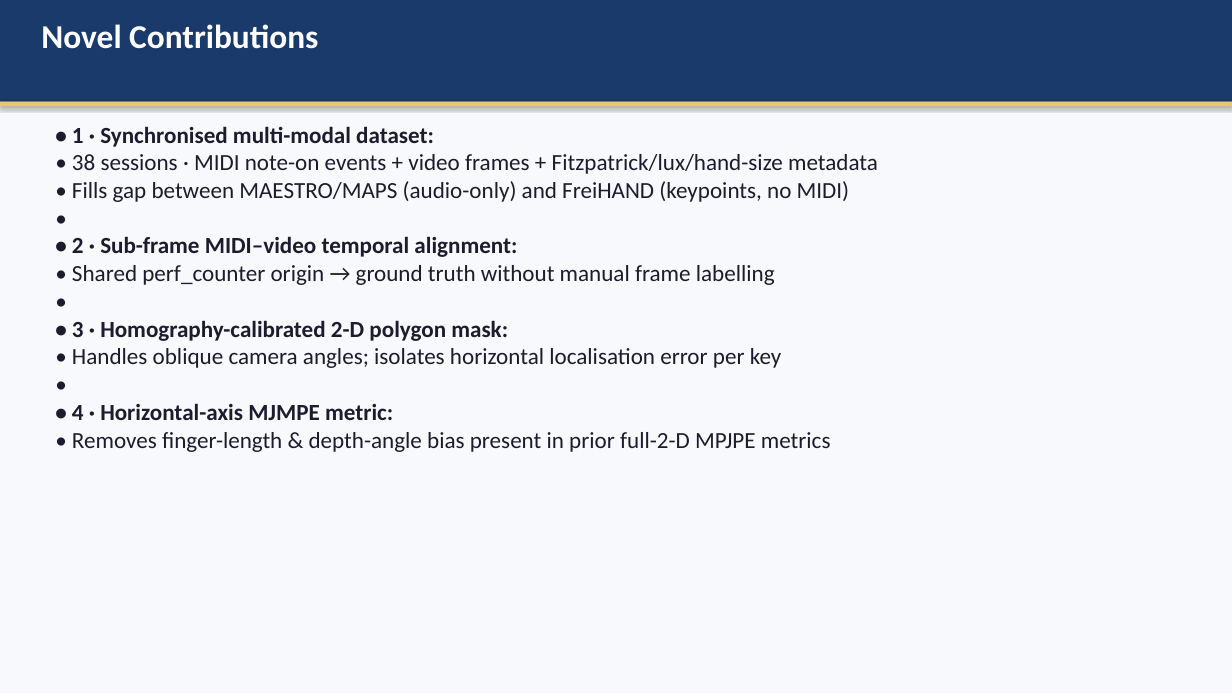
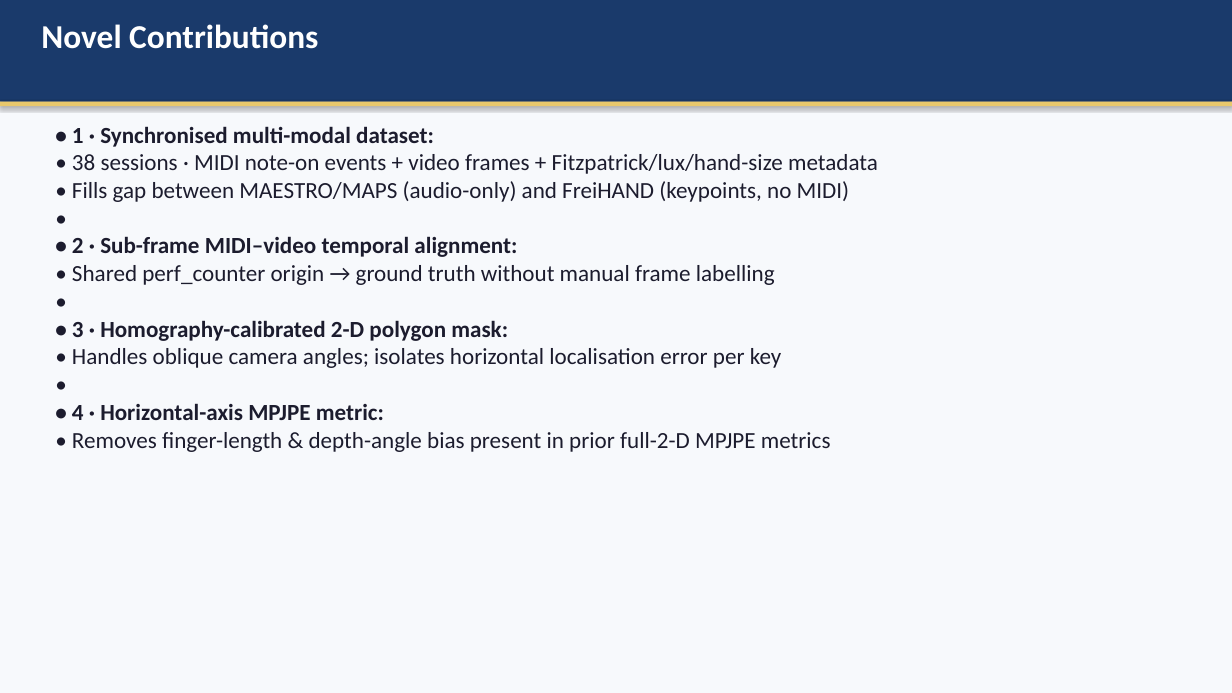
Before and after one commit to AayamRegmi/Comparative-Evaluation-of-Vision-Based-Finger-Tracking-for-Piano-Interaction, a slide deck: slide 21 of Documentation/Piano_Finger_Tracking_Presentation.pptx (slide 29 before the commit). Drawn at 1232x693 pixels with LibreOffice and Linux fonts; fonts in the diff are those of the drawing. Boxes give left, top, right and bottom in pixels: in the first picture for what was removed or moved away, otherwise in the second. Text is boxed around its words. In the diff, an @@ line names an element or a change of style, - is before the commit and + after.

Commit message:
Update documentation: replace MJMPE with MPJPE in report figures and redesign presentation
- Replace all section-8 chart screenshots in Word report with regenerated MPJPE-labelled plots
- Add MediaPipe-only per-finger MPJPE chart (Fig 8.2.3.b) replacing the combined view
- Redesign PowerPoint to use image placeholders and reduced text across all slides

```diff
--- a/Documentation/Piano_Finger_Tracking_Presentation.pptx
+++ b/Documentation/Piano_Finger_Tracking_Presentation.pptx
@@ text at bbox=[72, 403, 384, 420]: text changed @@
-• 4 · Horizontal-axis MJMPE metric:
+• 4 · Horizontal-axis MPJPE metric:
```
Also in this commit, not shown: 13 other slides changed, 4 slides added, 12 slides removed, 1 other file.
